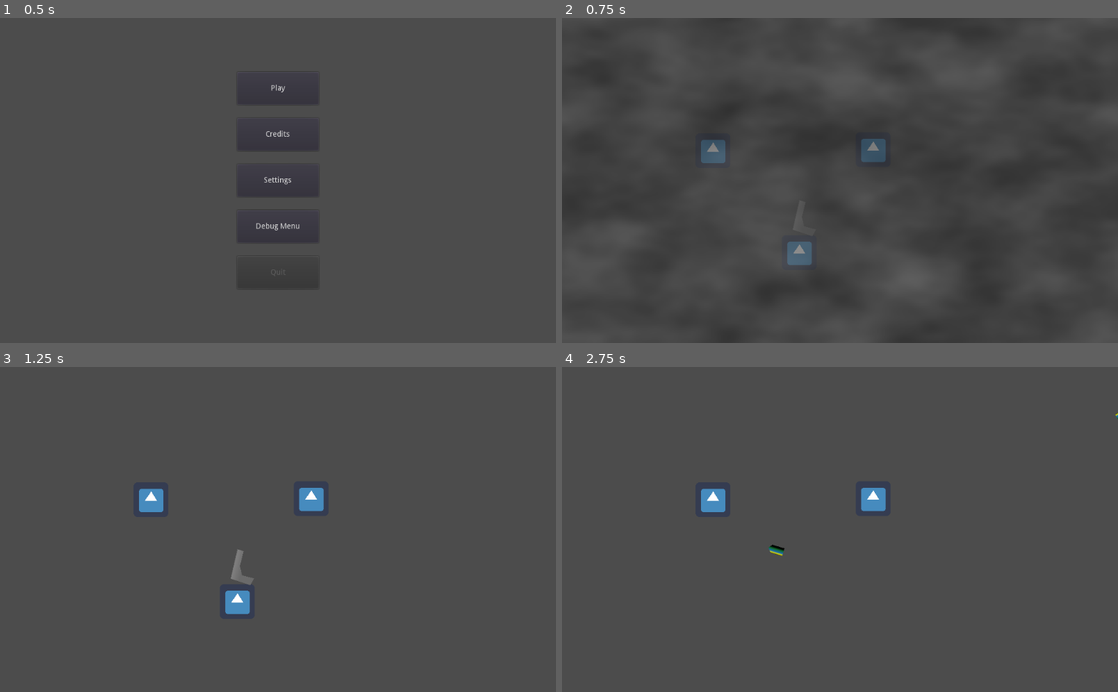
Above: before the commit, frames 1-4 (two rows, left to right).
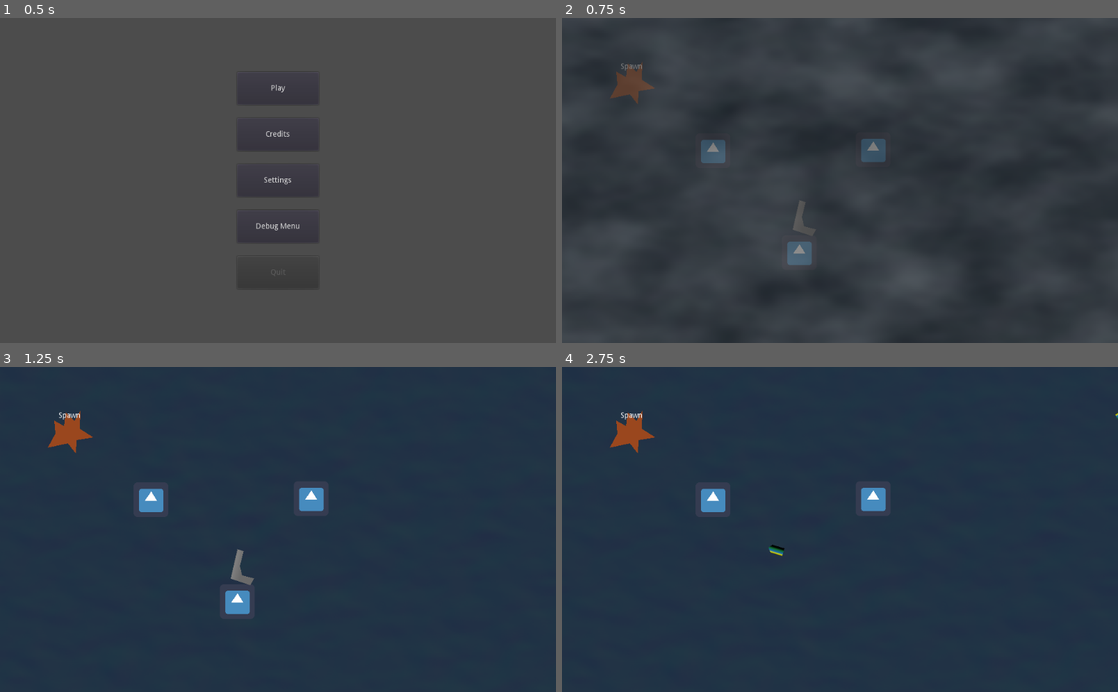
Above: after the commit, the same moments.

Repository: smclaughlan/GWJ52
Game: Godot game, scene res://Main.tscn
Two runs of this game, one before a commit and one after it. Both use one fixed random seed, a clock stepped at 60 frames per second and the inputs below. The engine's default icon, where the game draws it, is replaced by a stand-in: a white triangle on a blue panel in a dark square.
Inputs (mouse positions are in pixels of both pictures, inside the frame that each line leads up to):
- Up to frame 1 (0.5 s): no input
- Up to frame 2 (0.75 s): click "Play" at 0.5 s
- Up to frame 3 (1.25 s): no input
- Up to frame 4 (2.75 s): move the mouse to (962, 513) at 1.27 s; hold Right (ui_right) 1.28-2.03 s; hold Space (shoot) 1.28-2.03 s; move the mouse to (728, 545) at 2.02 s; hold Down (ui_down) from 2.03 s (still down); tap Space (shoot) at 2.1 s

Frame 1 is identical in both runs. In frame 2, 0.4% of the frame differs, in the area x 8-17%, y 13-27%; in frame 3, 98%; in frame 4, 99%, in the area x 0-100%, y 0-100%.

Commit message:
creeps march toward player
player can shoot creeps

Diff:
--- a/GodotProject/Global.gd
+++ b/GodotProject/Global.gd
@@ -1,4 +1,7 @@
 extends Node
 
-var game_speed : float = 1.0
-var stage_manager
+var game_speed : float = 1.0 # lower numbers for slowmo, higher number to accelerate time
+var stage_manager : Control # responsible for changing scenes. Never use get_tree().change_scene()
+var player : KinematicBody2D # player avatar, many things rely on this
+var base_location : Vector2 # so creeps know where to go
+var current_map : Node2D # for spawning bullets and creeps
--- a/GodotProject/Main.gd
+++ b/GodotProject/Main.gd
@@ -26,6 +26,7 @@
 			child.queue_free()
 	if newScene != null:
 		current_map = newScene.instance()
+		Global.current_map = current_map
 		$CurrentScene.add_child(current_map)
 		fade_in(fade_duration)
 	else:
--- a/GodotProject/Scenes/Battle/Battle.tscn
+++ b/GodotProject/Scenes/Battle/Battle.tscn
@@ -1,9 +1,34 @@
-[gd_scene load_steps=3 format=2]
+[gd_scene load_steps=8 format=2]
 
 [ext_resource path="res://icon.png" type="Texture" id=1]
 [ext_resource path="res://Scenes/Player/PlayerAvatar.tscn" type="PackedScene" id=2]
+[ext_resource path="res://Scenes/Battle/CreepSpawner.tscn" type="PackedScene" id=3]
+
+[sub_resource type="CanvasItemMaterial" id=3]
+
+[sub_resource type="OpenSimplexNoise" id=1]
+lacunarity = 1.46
+
+[sub_resource type="NoiseTexture" id=2]
+width = 1024
+height = 600
+seamless = true
+as_normalmap = true
+noise = SubResource( 1 )
+
+[sub_resource type="NavigationPolygon" id=4]
+vertices = PoolVector2Array( 13, 12, 1011, 11, 1015, 591, 6, 592 )
+polygons = [ PoolIntArray( 0, 1, 2, 3 ) ]
+outlines = [ PoolVector2Array( 13, 12, 1011, 11, 1015, 591, 6, 592 ) ]
 
 [node name="Battle" type="Node2D"]
+
+[node name="FloorTexture" type="Sprite" parent="."]
+self_modulate = Color( 0.262745, 0.403922, 0.27451, 1 )
+material = SubResource( 3 )
+scale = Vector2( 1, 1.05964 )
+texture = SubResource( 2 )
+centered = false
 
 [node name="Sprite" type="Sprite" parent="."]
 position = Vector2( 278, 245 )
@@ -19,3 +44,11 @@
 
 [node name="Player" parent="." instance=ExtResource( 2 )]
 position = Vector2( 437, 433 )
+
+[node name="CreepSpawner" parent="." instance=ExtResource( 3 )]
+position = Vector2( 126, 122 )
+
+[node name="NavigationPolygonInstance" type="NavigationPolygonInstance" parent="."]
+navpoly = SubResource( 4 )
+
+[node name="NavigationAgent2D" type="NavigationAgent2D" parent="NavigationPolygonInstance"]
--- /dev/null
+++ b/GodotProject/Scenes/Battle/CreepSpawner.gd
@@ -0,0 +1,55 @@
+extends Node2D
+
+export var num_creeps_per_wave : int = 5
+export var creep : PackedScene
+var creeps_spawned_this_wave : int = 0
+var current_wave_wayfinder
+
+signal creep_spawned(creep, location)
+
+# Called when the node enters the scene tree for the first time.
+func _ready():
+	if creep == null:
+		creep = load("res://Scenes/Enemies/Creep.tscn")
+
+
+
+
+func spawn_creep():
+
+	var newCreep = creep.instance()
+	newCreep.init(global_position, current_wave_wayfinder)
+	creeps_spawned_this_wave += 1
+	$NewCreepNoise.play()
+
+
+	if Global.current_map.has_method("_on_creep_spawn_requested"):
+		if not is_connected("creep_spawned", Global.current_map, "_on_creep_spawn_requested"):
+			var _err = connect("creep_spawned", Global.current_map, "_on_creep_spawn_requested")
+		emit_signal("creep_spawned", newCreep)
+	else: # dumb map: just add the creep yourself.
+		Global.current_map.add_child(newCreep)
+
+
+	if creeps_spawned_this_wave >= num_creeps_per_wave:
+		$WaveTimer.start() # wait a bit before the next set of creeps
+	else:
+		$SpawnTimer.start() # short delay before launching another crepep
+
+
+
+
+func spawn_creep_wayfinder():
+	var navTargetScene = preload("res://Scenes/Enemies/CreepWave.tscn")
+	var navTarget = navTargetScene.instance()
+	Global.current_map.add_child(navTarget)
+	current_wave_wayfinder = navTarget
+
+
+func _on_WaveTimer_timeout():
+	spawn_creep_wayfinder()
+	$SpawnTimer.start()
+
+
+func _on_SpawnTimer_timeout():
+	spawn_creep()
--- /dev/null
+++ b/GodotProject/Scenes/Battle/CreepSpawner.tscn
@@ -0,0 +1,39 @@
+[gd_scene load_steps=3 format=2]
+
+[ext_resource path="res://Scenes/Battle/CreepSpawner.gd" type="Script" id=1]
+[ext_resource path="res://Scenes/Enemies/creep.wav" type="AudioStream" id=2]
+
+[node name="CreepSpawner" type="Node2D"]
+script = ExtResource( 1 )
+
+[node name="Sprite" type="Sprite" parent="."]
+
+[node name="Polygon2D" type="Polygon2D" parent="Sprite"]
+color = Color( 0.607843, 0.282353, 0.121569, 1 )
+polygon = PoolVector2Array( -8, -13, -5, -39, 11, -22, 22, -42, 21, -8, 46, 8, 15, 13, 14, 38, -1, 19, -38, 27, -24, 1, -26, -23 )
+
+[node name="Label" type="Label" parent="Sprite"]
+margin_left = -18.0
+margin_top = -39.0
+margin_right = 22.0
+margin_bottom = -25.0
+rect_pivot_offset = Vector2( 18, 7 )
+text = "Spawn"
+align = 1
+
+[node name="WaveTimer" type="Timer" parent="."]
+wait_time = 5.0
+one_shot = true
+autostart = true
+
+[node name="SpawnTimer" type="Timer" parent="."]
+wait_time = 0.75
+one_shot = true
+
+[node name="NavigationAgent2D" type="NavigationAgent2D" parent="."]
+
+[node name="NewCreepNoise" type="AudioStreamPlayer2D" parent="."]
+stream = ExtResource( 2 )
+
+[connection signal="timeout" from="WaveTimer" to="." method="_on_WaveTimer_timeout"]
+[connection signal="timeout" from="SpawnTimer" to="." method="_on_SpawnTimer_timeout"]
--- /dev/null
+++ b/GodotProject/Scenes/Enemies/Creep.gd
@@ -0,0 +1,98 @@
+# move toward village
+# attack player
+# attack villagers
+# take damage, die
+
+
+
+
+extends KinematicBody2D
+
+
+var health = 20.0
+var speed = 100.0
+var nav_target
+
+enum Goals { ATTACK_PLAYER, ATTACK_VILLAGE } #move toward is implicit when out of range
+# change this to ATTACK_VILLAGE later
+var Goal = Goals.ATTACK_PLAYER
+
+enum States { INITIALIZING, READY, MOVING, ATTACKING, INVULNERABLE, RELOADING, STUNNED, DEAD }
+var State = States.INITIALIZING
+
+
+# Called when the node enters the scene tree for the first time.
+func _ready():
+	pass
+
+func init(initialPos, navTarget):
+	set_global_position(initialPos)
+	nav_target = navTarget
+	State = States.MOVING
+
+
+
+
+# Called every frame. 'delta' is the elapsed time since the previous frame.
+func _physics_process(delta):
+	if State == States.MOVING:
+		move(delta)
+
+
+func move(delta)	:
+	var myPos = get_global_position()
+
+	var playerPos = Vector2.ZERO
+	if Global.player != null:
+		playerPos = Global.player.get_global_position()
+
+	var targetPos = nav_target.get_global_position()
+	var dirToPlayer = myPos.direction_to(playerPos)
+	var dirToNavTarget = myPos.direction_to(targetPos)
+
+	if Goal == Goals.ATTACK_PLAYER:
+		var _collision = move_and_collide(dirToPlayer * delta * Global.game_speed * speed)
+	elif Goal == Goals.ATTACK_VILLAGE:
+		var _collision = move_and_collide(dirToNavTarget * delta * Global.game_speed * speed)
+
+func begin_dying():
+	# play a death animation and spawn loot
+	State = States.DEAD
+	rotation = PI/2.0
+	# disable collisions
+	$CollisionShape2D.set_deferred("disabled", true)
+	$ObstacleDetectionZone/CollisionShape2D.set_deferred("disabled", true)
+	$MeleeZone/CollisionShape2D.set_deferred("disabled", true)
+
+	$DeathTimer.start()
+
+func die_for_real_this_time():
+	queue_free()
+
+func _on_ObstacleDetectionZone_area_entered(area):
+	if area.is_in_group("towers"):
+		pass
+		# turn left until there's no more obstacles
+
+func _on_hit(damage, damageAttributes):
+	# worry about damage attributes later
+
+	$OwNoise.play()
+
+	health -= damage
+	if health < 0:
+		begin_dying()
+	else:
+		$InvulnerabiltyTimer.start()
+		State = States.INVULNERABLE
+
+
+
+
+func _on_DeathTimer_timeout():
+	die_for_real_this_time()
+
+
+func _on_InvulnerabiltyTimer_timeout():
+	if health > 0:
+		State = States.MOVING
--- /dev/null
+++ b/GodotProject/Scenes/Enemies/Creep.tscn
@@ -0,0 +1,56 @@
+[gd_scene load_steps=7 format=2]
+
+[ext_resource path="res://icon.png" type="Texture" id=1]
+[ext_resource path="res://Scenes/Enemies/Creep.gd" type="Script" id=2]
+[ext_resource path="res://Scenes/Enemies/OwNoise.wav" type="AudioStream" id=3]
+
+[sub_resource type="RectangleShape2D" id=1]
+extents = Vector2( 32, 32.5 )
+
+[sub_resource type="RectangleShape2D" id=2]
+extents = Vector2( 128.5, 31.5 )
+
+[sub_resource type="RectangleShape2D" id=3]
+extents = Vector2( 28, 60.5 )
+
+[node name="Creep" type="KinematicBody2D"]
+collision_layer = 2
+collision_mask = 15
+script = ExtResource( 2 )
+
+[node name="Sprite" type="Sprite" parent="."]
+self_modulate = Color( 0.752941, 0.631373, 0.141176, 1 )
+texture = ExtResource( 1 )
+
+[node name="CollisionShape2D" type="CollisionShape2D" parent="."]
+position = Vector2( 0, -0.5 )
+shape = SubResource( 1 )
+
+[node name="ObstacleDetectionZone" type="Area2D" parent="."]
+
+[node name="CollisionShape2D" type="CollisionShape2D" parent="ObstacleDetectionZone"]
+position = Vector2( 218.5, 0.5 )
+shape = SubResource( 2 )
+
+[node name="MeleeZone" type="Area2D" parent="."]
+
+[node name="CollisionShape2D" type="CollisionShape2D" parent="MeleeZone"]
+position = Vector2( 61, -0.5 )
+shape = SubResource( 3 )
+
+[node name="Navigation2D" type="Navigation2D" parent="."]
+
+[node name="DeathTimer" type="Timer" parent="."]
+wait_time = 0.5
+one_shot = true
+
+[node name="OwNoise" type="AudioStreamPlayer2D" parent="."]
+stream = ExtResource( 3 )
+
+[node name="InvulnerabiltyTimer" type="Timer" parent="."]
+wait_time = 0.2
+one_shot = true
+
+[connection signal="area_entered" from="ObstacleDetectionZone" to="." method="_on_ObstacleDetectionZone_area_entered"]
+[connection signal="timeout" from="DeathTimer" to="." method="_on_DeathTimer_timeout"]
+[connection signal="timeout" from="InvulnerabiltyTimer" to="." method="_on_InvulnerabiltyTimer_timeout"]
--- /dev/null
+++ b/GodotProject/Scenes/Enemies/CreepWave.gd
@@ -0,0 +1,20 @@
+# a wave of creeps will be a small flock following a single navigation node toward the city.
+
+extends Node2D
+
+
+var target_location : Vector2
+var speed = 100.0
+
+# Called when the node enters the scene tree for the first time.
+func _ready():
+	pass # Replace with function body.
+
+func init(targetPos : Vector2):
+	$NavigationAgent2D.set_target_location(targetPos)
+
+# Called every frame. 'delta' is the elapsed time since the previous frame.
+func _physics_process(delta):
+	target_location = $NavigationAgent2D.get_next_location()
+
+	position += (target_location - get_global_position()) * delta * Global.game_speed
--- /dev/null
+++ b/GodotProject/Scenes/Enemies/CreepWave.tscn
@@ -0,0 +1,13 @@
+[gd_scene load_steps=3 format=2]
+
+[ext_resource path="res://_common/Materials/white_target.png" type="Texture" id=1]
+[ext_resource path="res://Scenes/Enemies/CreepWave.gd" type="Script" id=2]
+
+[node name="CreepWave" type="Node2D"]
+script = ExtResource( 2 )
+
+[node name="NavigationAgent2D" type="NavigationAgent2D" parent="."]
+avoidance_enabled = true
+
+[node name="TargetSprite" type="Sprite" parent="."]
+texture = ExtResource( 1 )
--- a/GodotProject/Scenes/Objects/Projectiles/Bullet.gd
+++ b/GodotProject/Scenes/Objects/Projectiles/Bullet.gd
@@ -39,8 +39,8 @@
 
 
 func _on_Bullet_body_entered(body):
-	if body.has_method("_on_hit"):
+	if body.has_method("_on_hit") and body != Global.player:
 		if not is_connected("hit", body, "_on_hit"):
 			var _err = connect("hit", body, "_on_hit")
-		emit_signal("hit")
+		emit_signal("hit", bullet_damage, features)
 		die()
--- a/GodotProject/Scenes/Objects/Projectiles/Bullet.tscn
+++ b/GodotProject/Scenes/Objects/Projectiles/Bullet.tscn
@@ -14,6 +14,8 @@
 extents = Vector2( 15.5, 10 )
 
 [node name="Bullet" type="Area2D"]
+collision_layer = 8
+collision_mask = 2
 script = ExtResource( 1 )
 
 [node name="Sprite" type="Sprite" parent="."]
--- a/GodotProject/Scenes/Player/PlayerAvatar.gd
+++ b/GodotProject/Scenes/Player/PlayerAvatar.gd
@@ -5,7 +5,7 @@
 
 # Called when the node enters the scene tree for the first time.
 func _ready():
-	pass
+	Global.player = self
 
 
 # Called every frame. 'delta' is the elapsed time since the previous frame.
--- a/GodotProject/project.godot
+++ b/GodotProject/project.godot
@@ -64,6 +64,13 @@
  ]
 }
 
+[layer_names]
+
+2d_physics/layer_1="Player"
+2d_physics/layer_2="Creeps"
+2d_physics/layer_3="Towers and Walls"
+2d_physics/layer_4="Bullets"
+
 [physics]
 
 common/enable_pause_aware_picking=true
Not shown, added: GodotProject/Scenes/Enemies/OwNoise.wav.import
Not shown, added: GodotProject/Scenes/Enemies/creep.wav.import
Binary file added: GodotProject/_common/Materials/white_target.png
Not shown, added: GodotProject/_common/Materials/white_target.png.import
Not shown, added: GodotProject/Scenes/Enemies/OwNoise.wav
Not shown, added: GodotProject/Scenes/Enemies/creep.wav
